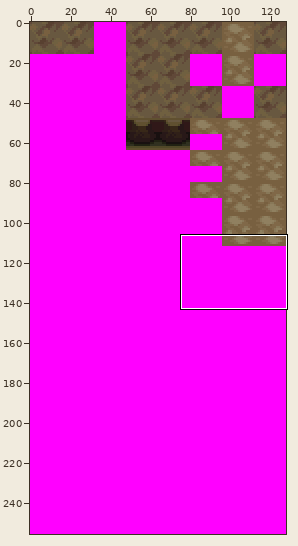
Edited in one commit: sprite sheet (tiles/cave_coronet/bottom.png). Above: a wide view before the commit, with the close-up outlined.
Close-up. Before the edit:
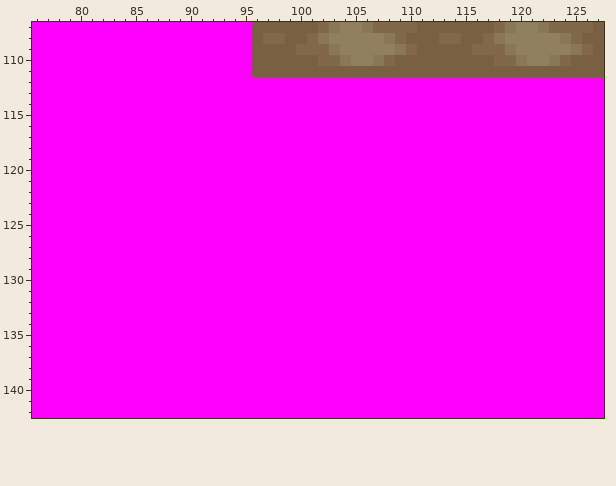
The file is 128x256 pixels. Colours within 5 levels of each other are drawn and written as one. Shown: x 76..127, y 107..142. The commit also changed other parts of the picture, which this record leaves out.
Now the later version:
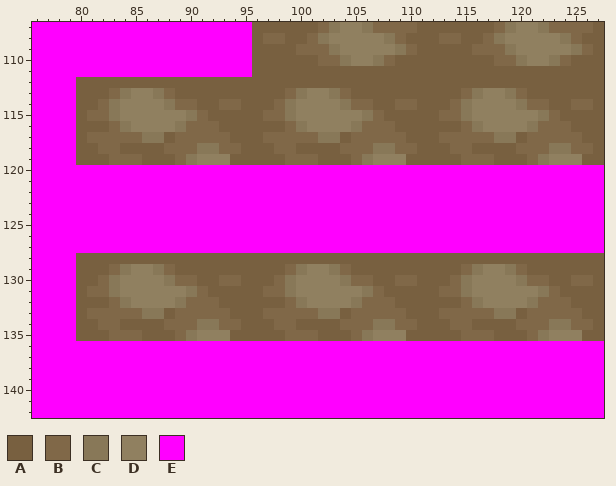
Palette (. is transparent): A #786040  B #806848  C #887858  D #908060  E #ff00ff
Changes in this commit:
@@ x 76..127 @@
 111 EEEEEEEEEEEEEEEEEEEEAAAAAAAAAAAAAAAAAAAAAAAAAAAAAAAA
-112 EEEEEEEEEEEEEEEEEEEEEEEEEEEEEEEEEEEEEEEEEEEEEEEEEEEE
-113 EEEEEEEEEEEEEEEEEEEEEEEEEEEEEEEEEEEEEEEEEEEEEEEEEEEE
-114 EEEEEEEEEEEEEEEEEEEEEEEEEEEEEEEEEEEEEEEEEEEEEEEEEEEE
-115 EEEEEEEEEEEEEEEEEEEEEEEEEEEEEEEEEEEEEEEEEEEEEEEEEEEE
-116 EEEEEEEEEEEEEEEEEEEEEEEEEEEEEEEEEEEEEEEEEEEEEEEEEEEE
-117 EEEEEEEEEEEEEEEEEEEEEEEEEEEEEEEEEEEEEEEEEEEEEEEEEEEE
-118 EEEEEEEEEEEEEEEEEEEEEEEEEEEEEEEEEEEEEEEEEEEEEEEEEEEE
-119 EEEEEEEEEEEEEEEEEEEEEEEEEEEEEEEEEEEEEEEEEEEEEEEEEEEE
+112 EEEEAAAAAAAAAAAAAAAAAAAAAAAAAAAAAAAAAAAAAAAAAAAAAAAA
+113 EEEEAAABCDDCBAAAAAAAAAABCDDCBAAAAAAAAAABCDDCBAAAAAAA
+114 EEEEAABCDDDDCBBAABBAAABCDDDDCBBAABBAAABCDDDDCBBAABBA
+115 EEEEABBCDDDDDDCBAAAAABBCDDDDDDCBAAAAABBCDDDDDDCBAAAA
+116 EEEEAAABCDDDDCBBBAAAAAABCDDDDCBBBAAAAAABCDDDDCBBBAAA
+117 EEEEABBBBBCCABBBBBAAABBBBBCCABBBBBAAABBBBBCCABBBBBAA
+118 EEEEAABBAAAABBBCCBBAAABBAAAABBBCCBBAAABBAAAABBBCCBBA
+119 EEEEAAABBBAAABCDDDAAAAABBBAAABCDDDAAAAABBBAAABCDDDAA
 120 EEEEEEEEEEEEEEEEEEEEEEEEEEEEEEEEEEEEEEEEEEEEEEEEEEEE
@@ x 76..127 @@
 127 EEEEEEEEEEEEEEEEEEEEEEEEEEEEEEEEEEEEEEEEEEEEEEEEEEEE
-128 EEEEEEEEEEEEEEEEEEEEEEEEEEEEEEEEEEEEEEEEEEEEEEEEEEEE
-129 EEEEEEEEEEEEEEEEEEEEEEEEEEEEEEEEEEEEEEEEEEEEEEEEEEEE
-130 EEEEEEEEEEEEEEEEEEEEEEEEEEEEEEEEEEEEEEEEEEEEEEEEEEEE
-131 EEEEEEEEEEEEEEEEEEEEEEEEEEEEEEEEEEEEEEEEEEEEEEEEEEEE
-132 EEEEEEEEEEEEEEEEEEEEEEEEEEEEEEEEEEEEEEEEEEEEEEEEEEEE
-133 EEEEEEEEEEEEEEEEEEEEEEEEEEEEEEEEEEEEEEEEEEEEEEEEEEEE
-134 EEEEEEEEEEEEEEEEEEEEEEEEEEEEEEEEEEEEEEEEEEEEEEEEEEEE
-135 EEEEEEEEEEEEEEEEEEEEEEEEEEEEEEEEEEEEEEEEEEEEEEEEEEEE
+128 EEEEAAAAAAAAAAAAAAAAAAAAAAAAAAAAAAAAAAAAAAAAAAAAAAAA
+129 EEEEAAABCDDCBAAAAAAAAAABCDDCBAAAAAAAAAABCDDCBAAAAAAA
+130 EEEEAABCDDDDCBBAABBAAABCDDDDCBBAABBAAABCDDDDCBBAABBA
+131 EEEEABBCDDDDDDCBAAAAABBCDDDDDDCBAAAAABBCDDDDDDCBAAAA
+132 EEEEAAABCDDDDCBBBAAAAAABCDDDDCBBBAAAAAABCDDDDCBBBAAA
+133 EEEEABBBBBCCABBBBBAAABBBBBCCABBBBBAAABBBBBCCABBBBBAA
+134 EEEEAABBAAAABBBCCBBAAABBAAAABBBCCBBAAABBAAAABBBCCBBA
+135 EEEEAAABBBAAABCDDDAAAAABBBAAABCDDDAAAAABBBAAABCDDDAA
 136 EEEEEEEEEEEEEEEEEEEEEEEEEEEEEEEEEEEEEEEEEEEEEEEEEEEE
